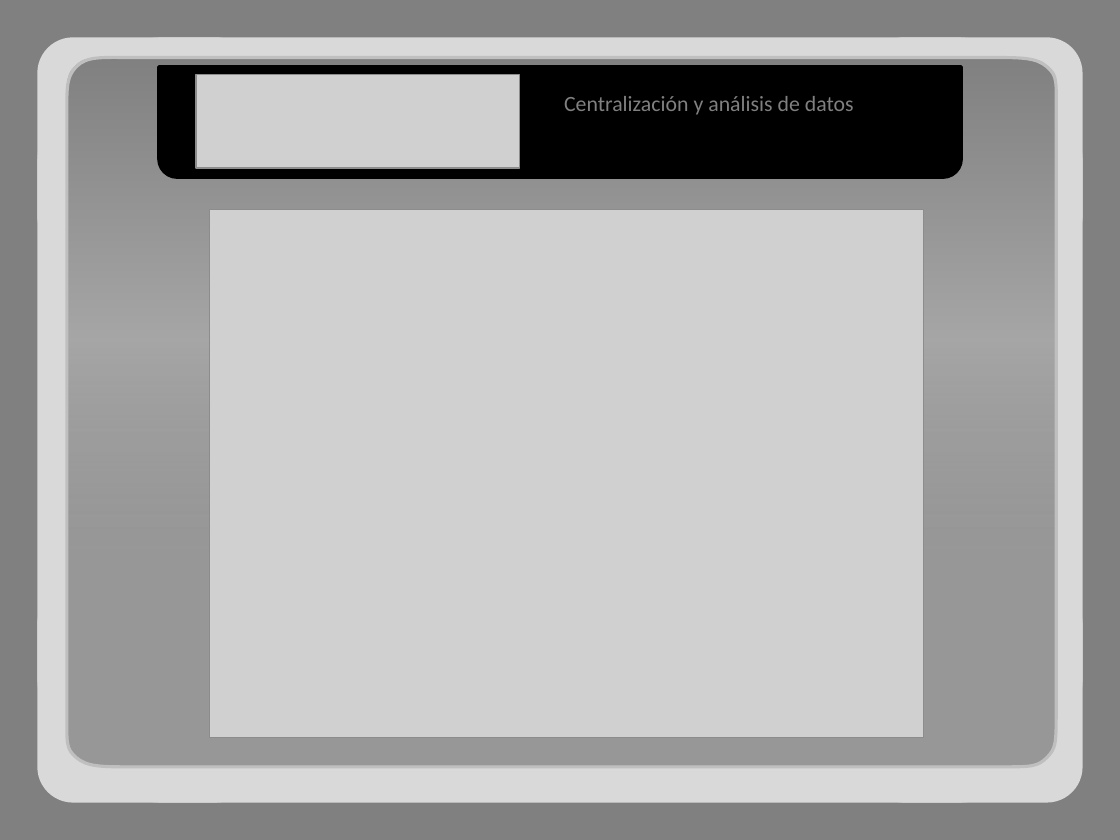
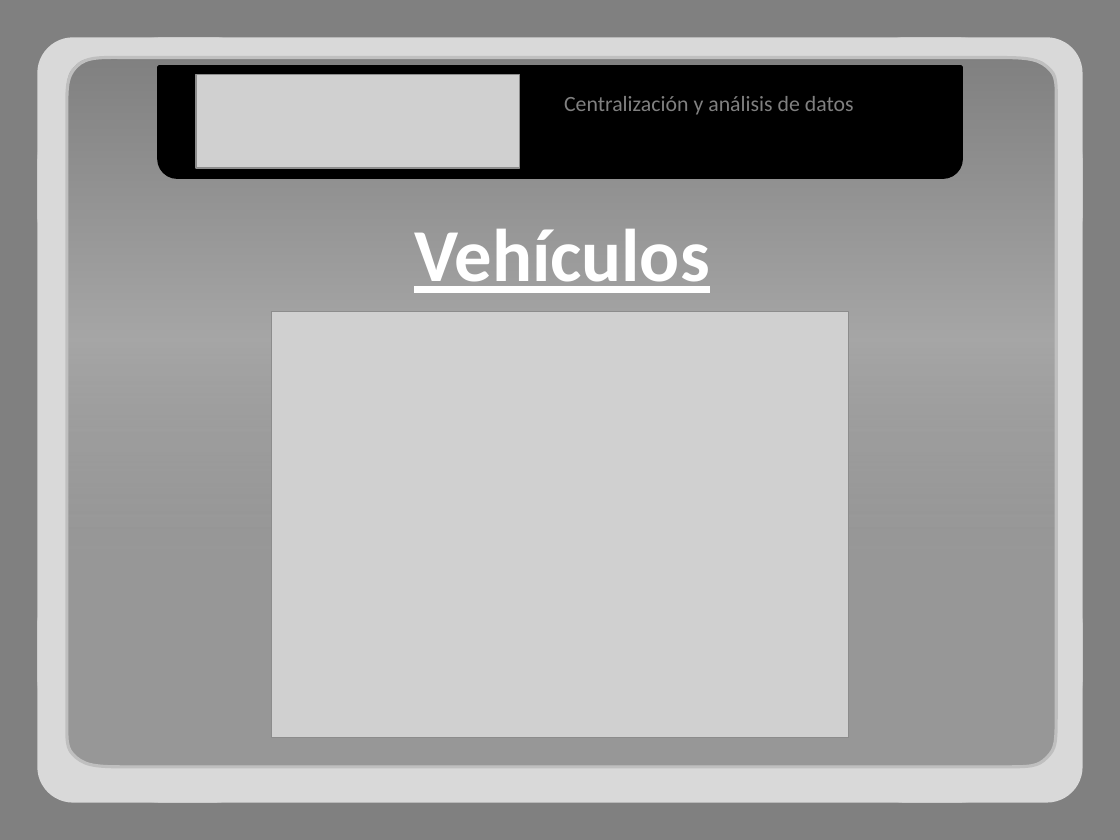
Before and after one commit to adrianachelotti/tallerdesarrollo1ero2011, a slide deck: slide 13 of Presentacion/Comercial/Presentacion Comercial.pptx. Drawn at 1120x840 pixels with LibreOffice and Linux fonts; fonts in the diff are those of the drawing; grey boxes stand for pictures. Boxes give left, top, right and bottom in pixels: in the first picture for what was removed or moved away, otherwise in the second. Text is boxed around its words. In the diff, an @@ line names an element or a change of style, - is before the commit and + after.

```diff
--- a/Presentacion/Comercial/Presentacion Comercial.pptx
+++ b/Presentacion/Comercial/Presentacion Comercial.pptx
@@ text added at bbox=[414, 229, 709, 293], 48 pt, text #FFFFFF, bold, underline @@
+Vehículos
@@ picture: place and size @@
-picture at bbox=[209, 209, 924, 737]
+picture at bbox=[271, 311, 848, 737]
```
Also in this commit, not shown: 8 other slides changed, 2 slides added.
